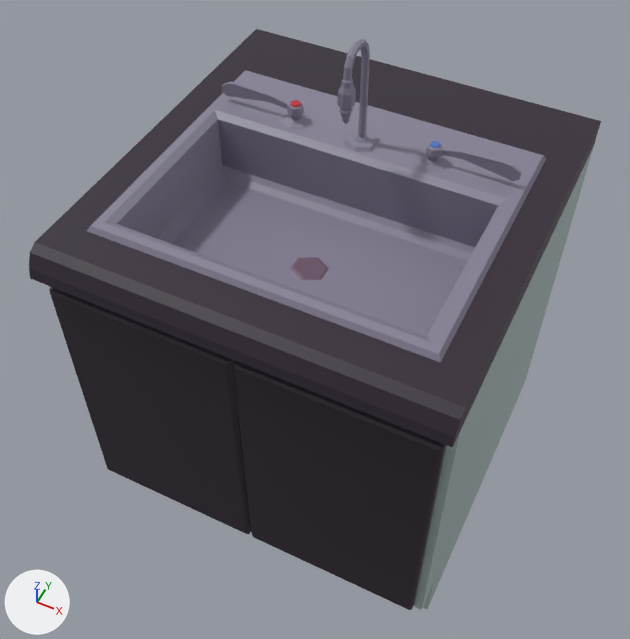
The FBX model Assets/Models/Counter_Sink.fbx as it was, and as the next commit left it.
The view is the same before and after, from a camera (50 mm lens) standing at (0.54, -5.95, 7.18) and looking at (-1.55, -1.76, 1.94). Lighting does not change. The marker at lower left points along +X, +Y and +Z. Mesh edges are drawn as thin lines on the coarser meshes. Where no turn or scale is listed for an object, it has been applied to the vertices.

The older version as bpy lines, for what is in view:
```python
me_cube_007 = bpy.data.meshes.new('Cube.007')
me_cube_007.from_pydata(...)  # 418 vertices, 416 faces; spans x -3.0..0.0, y -3.13..0.0, z 0.0..4.15
me_cube_007.materials.append(mat_pallet)  # picture img_mainpallet_png
ob_counter_sink = bpy.data.objects.new('Counter.Sink', me_cube_007)
ob_counter_sink.location = (0.0, 0.0, 0.0)
```
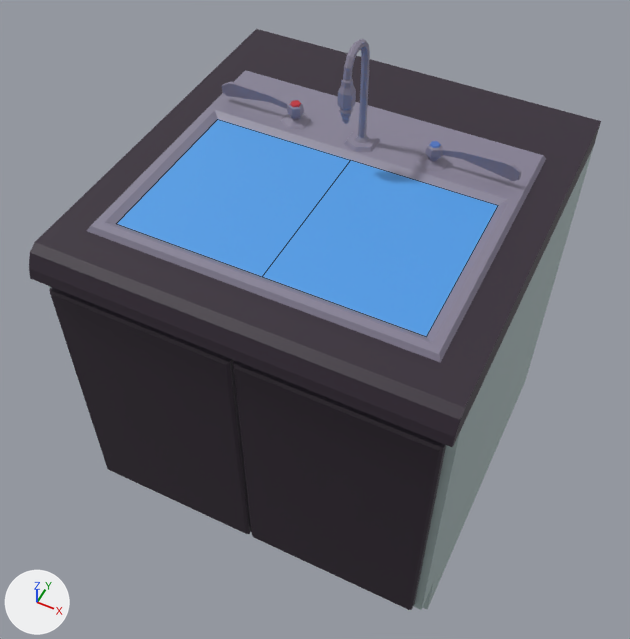
Commit message: Added water to sink

What the commit changed:
Mesh me_cube_011 is new.
It has 36 vertices, 34 faces and spans x -1.12..1.12, y -0.66..0.66, z 0.0..0.52.
It uses material mat_pallet (picture img_mainpallet_png).
Object 'Counter.Sink.Water' (ob_counter_sink_water) is new; it shows me_cube_011.
Its location is (-1.5, -1.954, 2.715).

Where the change shows, as pixel boxes [x1, y1, x2, y2] in the pictures (630 x 639 px):
'Counter.Sink.Water', added (blue)
    after: [117, 119, 498, 337]
